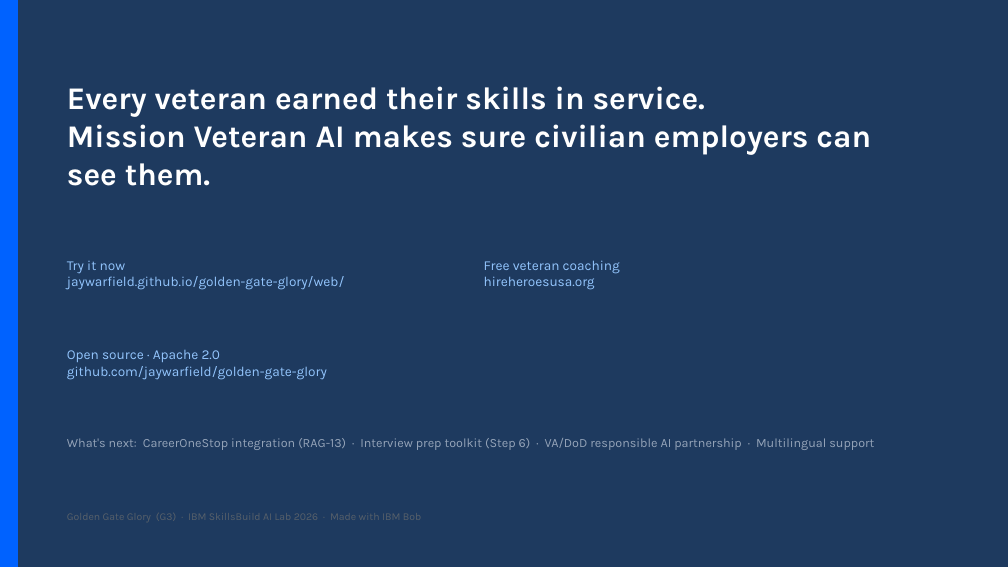
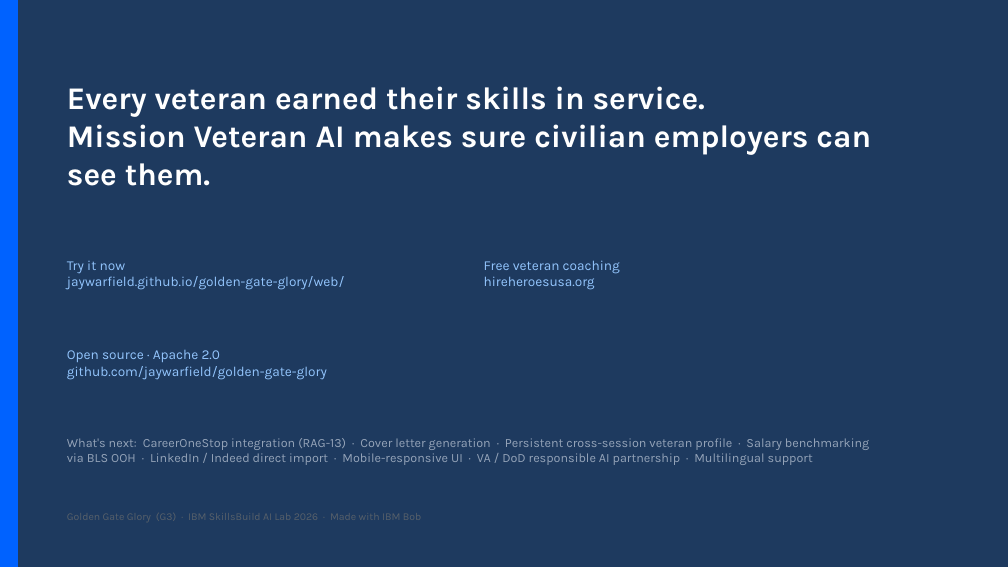
Before and after one commit to jaywarfield/golden-gate-glory, a slide deck: slide 7 of docs/images/source/mission-veteran-ai-final-presentation.pptx. Drawn at 1008x567 pixels with LibreOffice and Linux fonts; fonts in the diff are those of the drawing. Boxes give left, top, right and bottom in pixels: in the first picture for what was removed or moved away, otherwise in the second. Text is boxed around its words. In the diff, an @@ line names an element or a change of style, - is before the commit and + after.

```diff
--- a/docs/images/source/mission-veteran-ai-final-presentation.pptx
+++ b/docs/images/source/mission-veteran-ai-final-presentation.pptx
@@ text at (67,438,869,465): text changed @@
-What's next: CareerOneStop integration (RAG-13) · Interview prep toolkit (Step 6) · VA/DoD responsible AI partnership · Multilingual support
+What's next: CareerOneStop integration (RAG-13) · Cover letter generation · Persistent cross-session veteran profile · Salary benchmarking via BLS OOH · LinkedIn / Indeed direct import · Mobile-responsive UI · VA / DoD responsible AI partnership · Multilingual support
```
Also in this commit, not shown: 4 other slides changed.
